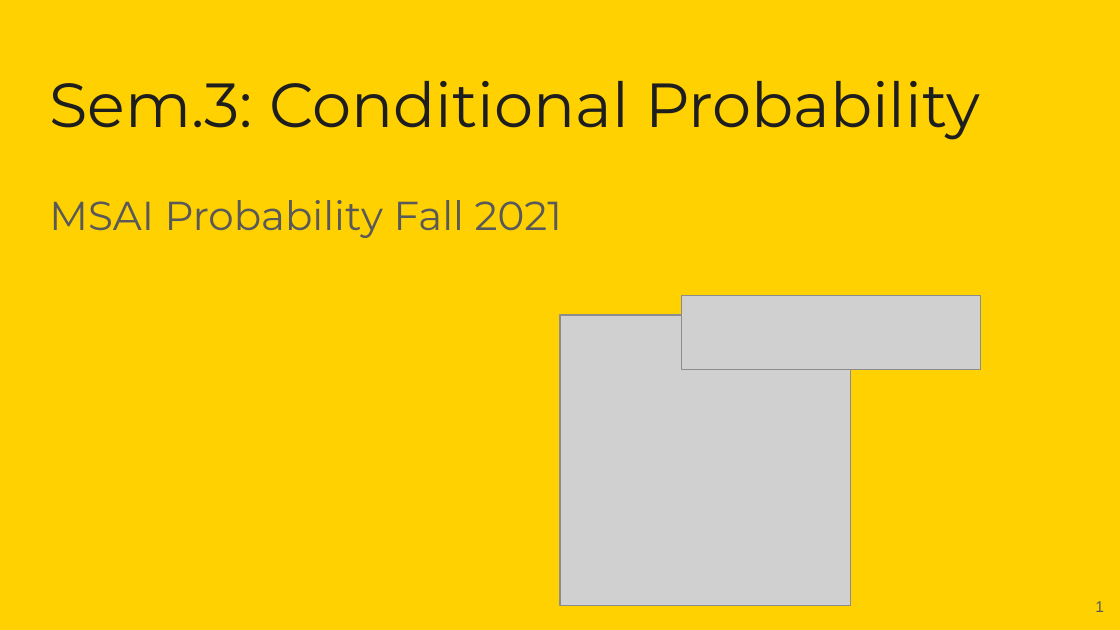
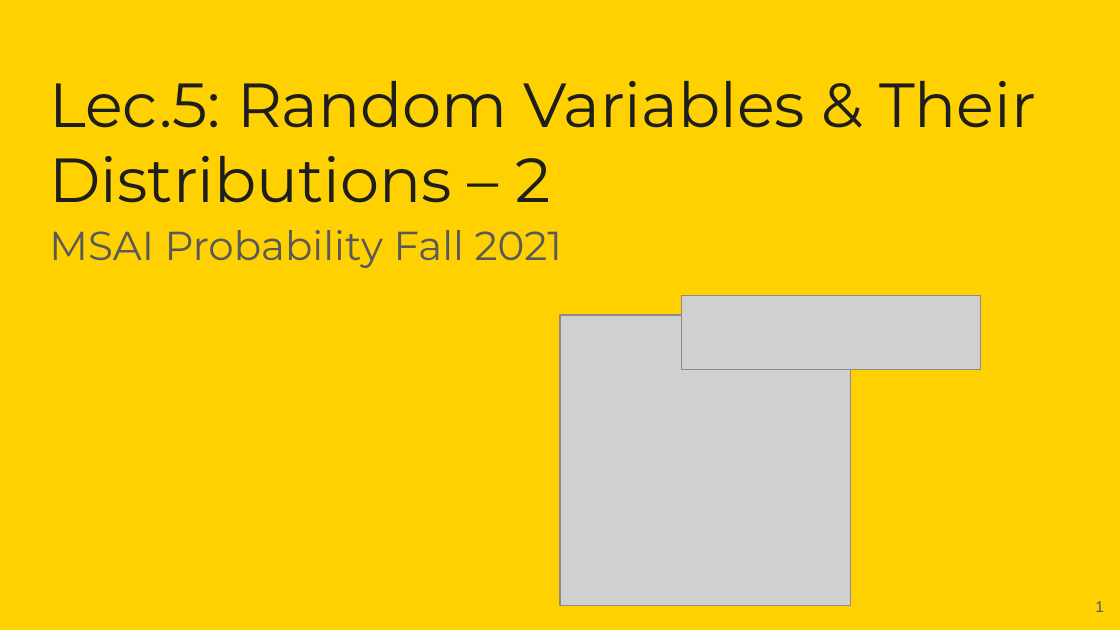
Before and after one commit to girafe-ai/msai-probability, a slide deck: slide 1 of Lecture_Slides/recordings_thumbnail.pptx. Drawn at 1120x630 pixels with LibreOffice and Linux fonts; fonts in the diff are those of the drawing; grey boxes stand for pictures; background and template pictures are left out. Boxes give left, top, right and bottom in pixels: in the first picture for what was removed or moved away, otherwise in the second. Text is boxed around its words. In the diff, an @@ line names an element or a change of style, - is before the commit and + after.

```diff
--- a/Lecture_Slides/recordings_thumbnail.pptx
+++ b/Lecture_Slides/recordings_thumbnail.pptx
@@ title at [49, 81, 1036, 203]: text changed @@
-Sem.3: Conditional Probability
+Lec.5: Random Variables & Their Distributions – 2
@@ subtitle "MSAI Probability Fall 2021": place and size @@
-subtitle "MSAI Probability Fall 2021" at [49, 200, 562, 238]
+subtitle "MSAI Probability Fall 2021" at [49, 230, 562, 268]
```
Also in this commit, not shown: 1 other file.
